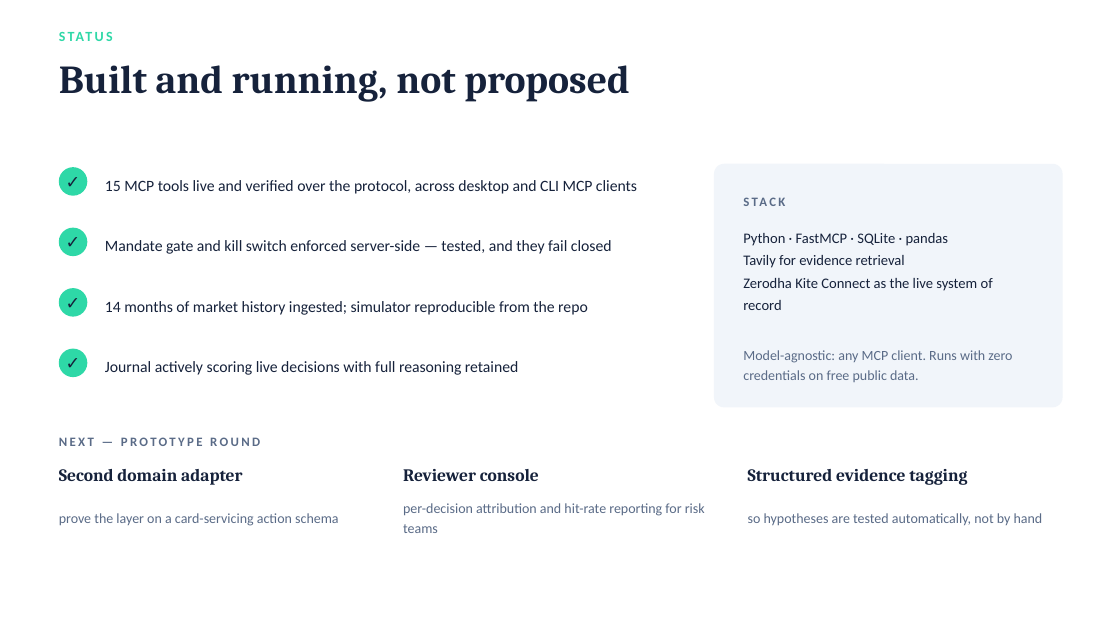
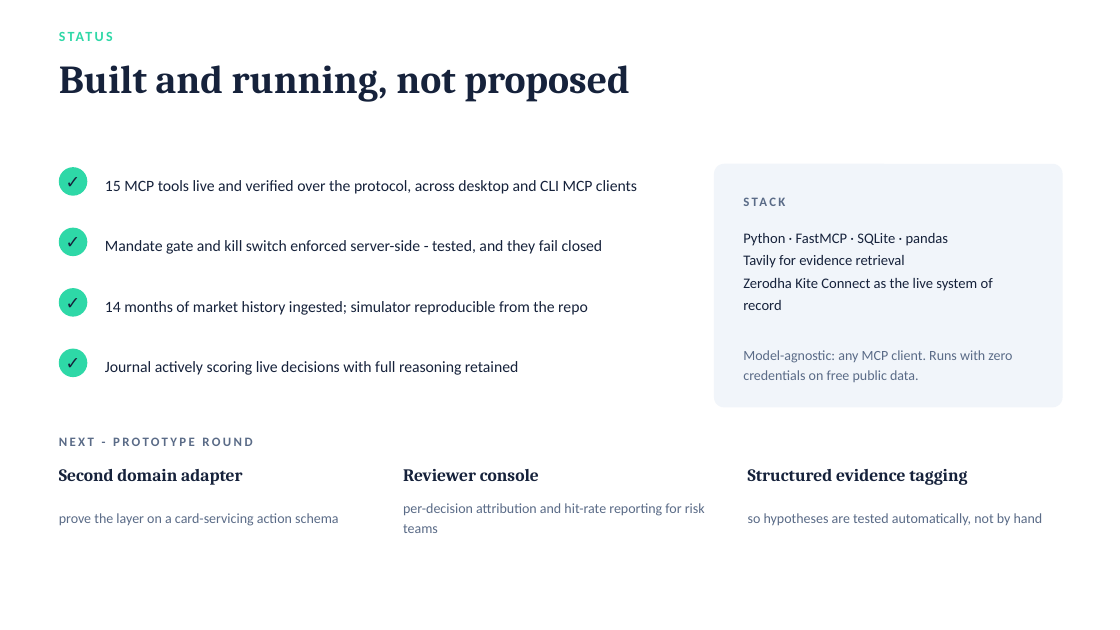
Before and after one commit to hasil7677/finLM, a slide deck: slide 10 of finLM_CodeStreet2026.pptx. Drawn at 1120x630 pixels with LibreOffice and Linux fonts; fonts in the diff are those of the drawing. Boxes give left, top, right and bottom in pixels: in the first picture for what was removed or moved away, otherwise in the second. Text is boxed around its words. In the diff, an @@ line names an element or a change of style, - is before the commit and + after.

```diff
--- a/finLM_CodeStreet2026.pptx
+++ b/finLM_CodeStreet2026.pptx
@@ text at box(105, 240, 603, 254): text changed @@
-Mandate gate and kill switch enforced server-side — tested, and they fail closed
+Mandate gate and kill switch enforced server-side - tested, and they fail closed
@@ text at box(59, 437, 252, 446): text changed @@
-NEXT — PROTOTYPE ROUND
+NEXT - PROTOTYPE ROUND
```
Also in this commit, not shown: 10 other slides changed, 42 other files.
